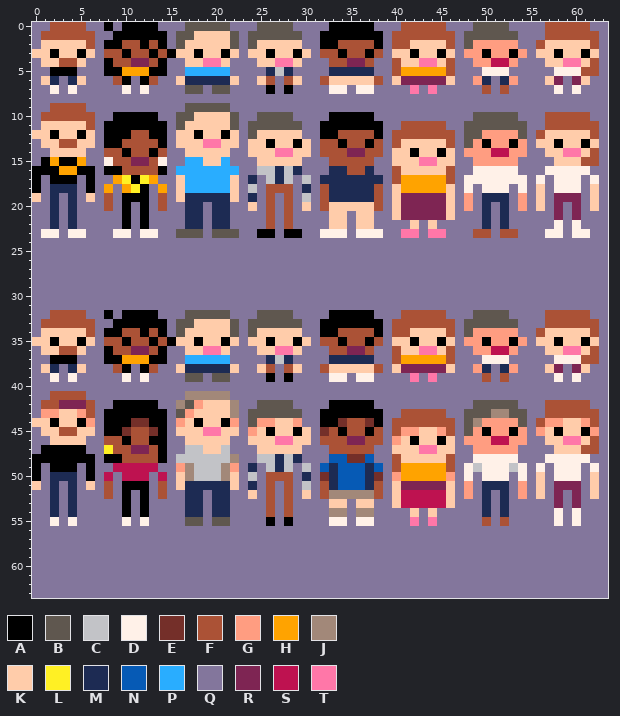
Edited in one commit: pixel-art file (library-designs.ase). The picture above was drawn from the file before the commit.
64x64 pixels, 1 frame.
Visible layers, top first: "design1", "bg".
Palette (. is transparent): A #000000  B #5f574f  C #c2c3c7  D #fff1e8  E #742f29  F #ab5236  G #ff9d81  H #ffa300  J #a28879  K #ffccaa  L #fff024  M #1d2b53  N #065ab5  P #29adff  Q #83769c  R #7e2553  S #be1250  T #ff77a8
Pixels before (only the part around the change), first column x 0:
 8 QQQQQQQQQQQQQQQQQQQQQQQQQQQQQQQQQQQQQQQQQQQQQQQQQQQQQQQQQQQQQQQQ
 9 QQFFFFQQQQQQQQQQQBBBBBQQQQQQQQQQQQQQQQQQQQQQQQQQQQQQQQQQQQQQQQQQ
10 QFFFFFFQQAAAAAQQBBKKKKBQQBBBBQQQQAAAAAQQQQQQQQQQQBBBBBQQQFFFFFQQ
11 QKKKKKFQAAAAAAAQBKKKKKBQBBBBBBQQAAAAAAAQQFFFFFQQBBBBBBBQQFFFFFFQ
12 KKAKKAKQAAAFFAAQKKAKKAKQBKKKKKQQAAFFFFAQFFFFFFFQBBGGGGBQFKKKKKFQ
13 QKKFFKKQAAFFFFAQKKKTTKKQKKAKKAKQFFAFFAFQFKKKKKFQBGAGGAGQKKAKKAKQ
14 QQKKKKQQFFAFFAFQQKKKKKQQKKKTTKKQFFFRRFFQKKAKKAKQGGGSSGGQQKKTTKFQ
15 QAHAAHQQDFFRRFDQQPPKKPQQQKKKKKQQQFFFFFQQKKKTTKKQQGGGGGQQQQKKKFFQ
16 AAAHHAAQAAFFFFAQPPPPPPPQQCCMCMQQQMMFFMQQFKKKKKFQQDDDDDQQQDDDDDQQ
17 AQAAAQAQQHLALHQQKPPPPPKQMQCMCQCQMMMMMMMQFHHHHHFQDDDDDDDQDQDDDQDQ
18 AQMMMQAQHQHLAQHQKPPPPPKQCQFFFQMQFMMMMMFQKHHHHHKQDQDDDQDQKQDDDQKQ
19 KQMQMQKQFQAAAQFQKMMMMMKQMQFQFQCQFMMMMMFQKRRRRRKQGQMMMQGQKQRRRQKQ
20 QQMQMQQQFQAQAQFQQMMQMMQQKQFQFQKQFKKKKKFQKRRRRRKQGQMQMQGQKQRQRQKQ
21 QQMQMQQQQQAQAQQQQMMQMMQQQQFQFQQQQKKQKKQQKRRRRRKQQQMQMQQQQQRQRQQQ
22 QQMQMQQQQQAQAQQQQMMQMMQQQQFQFQQQQKKQKKQQQQKQKQQQQQMQMQQQQQDQDQQQ
23 QDDQDDQQQDDQDDQQBBBQBBBQQAAQAAQQDDDQDDDQQTTQTTQQQFFQFFQQQDDQDDQQ
24 QQQQQQQQQQQQQQQQQQQQQQQQQQQQQQQQQQQQQQQQQQQQQQQQQQQQQQQQQQQQQQQQ
25 QQQQQQQQQQQQQQQQQQQQQQQQQQQQQQQQQQQQQQQQQQQQQQQQQQQQQQQQQQQQQQQQ
26 QQQQQQQQQQQQQQQQQQQQQQQQQQQQQQQQQQQQQQQQQQQQQQQQQQQQQQQQQQQQQQQQ
27 QQQQQQQQQQQQQQQQQQQQQQQQQQQQQQQQQQQQQQQQQQQQQQQQQQQQQQQQQQQQQQQQ
28 QQQQQQQQQQQQQQQQQQQQQQQQQQQQQQQQQQQQQQQQQQQQQQQQQQQQQQQQQQQQQQQQ
29 QQQQQQQQQQQQQQQQQQQQQQQQQQQQQQQQQQQQQQQQQQQQQQQQQQQQQQQQQQQQQQQQ
30 QQQQQQQQQQQQQQQQQQQQQQQQQQQQQQQQQQQQQQQQQQQQQQQQQQQQQQQQQQQQQQQQ
31 QQQQQQQQQQQQQQQQQQQQQQQQQQQQQQQQQQQQQQQQQQQQQQQQQQQQQQQQQQQQQQQQ
32 QQFFFFQQAQAAAAQQQBBBBBQQQBBBBQQQQAAAAAQQQFFFFFQQQBBBBQQQQFFFFFQQ
33 QFFFFFFQQAAAAAAQBBKKKKBQBBBBBBQQAAAAAAAQFFFFFFFQBBBBBBQQQFFFFFFQ
34 QKKKKKFQAAFFAFAQBKKKKKBQBKKKKKQQAAFFFFAQFFKKKKFQBGGGGGQQFKKKKKFQ
35 KKAKKAKQFFAFFAFAKKAKKAKQKKAKKAKQFFAFFAFQKKAKKAKQGGAGGAGQKKAKKAKQ
36 QKKFFKQQAFFRRFAQQKKTTKQQQKKTTKQQQFFRRFQQFKKTTKFQQGGSSGQQQKKTTKFQ
37 QQAAAQQQAAHHHAAQQPPPPPQQQQMCMQQQQMMMMMQQFHHHHHFQQQDDDQQQQQDDDFFQ
38 QKMQMKQQQFAQAFQQKMMMMMKQQKFQFKQQFKKKKKFQKRRRRRKQQGMQMGQQQKRQRKQQ
39 QQDQDQQQQQDQDQQQQBBQBBQQQQAQAQQQQDDQDDQQQQTQTQQQQQFQFQQQQQDQDQQQ
40 QQQQQQQQQQQQQQQQQQQQQQQQQQQQQQQQQQQQQQQQQQQQQQQQQQQQQQQQQQQQQQQQ
41 QQFFFFQQQQQQQQQQQJJJJJQQQQQQQQQQQQQQQQQQQQQQQQQQQQQQQQQQQQQQQQQQ
42 QFFRRRFQQAAAAAQQJBGKKKJQQBBBBQQQQAAAAAQQQQQQQQQQQBBBBBQQQFFFFFQQ
43 QGGKKGFQAAAAAAAQBGKKKKJQBBBBBBQQAAAAAAAQQFFFFFQQBBBJJBBQQFFFFFFQ
44 KKAKKAGQAAAEEAAQGKAKKAGQBGGKKGQQAAEFFEAQFFFFFFFQBJGGGGBQFGGKKGFQ
45 QKKFFKKQAAEFFEAQKKKTTKKQGKAKKAKQEFAFFAFQFGGKKGFQBGAGGAGQGKAKKAGQ
46 QQKKKKQQFFAFFAAQQKKKKKQQKKKTTKKQFFFRRFFQGKAKKAKQGGGSSGGQQKKTTKFQ
47 QAAAAAQQLFFRRFAQQCCKKCQQQKKKKKQQQFFFFFQQKKKTTKKQQGGGGGQQQQKKKFFQ
48 AAAAAAAQAAFFFFAQCCCCCCJQQCCMCMQQQNNEENQQFKKKKKFQQDDDDDQQQDDDDDQQ
49 AQAAAQAQQSSSSSQQGJCCCJGQMQCMCQCQNMNNNMNQFHHHHHFQDCDDDCDQDQDDDQDQ
50 AQMMMQAQSQSSSQSQKJCCCJKQCQFFFQMQEMNNNMEQGHHHHHGQDQDDDQDQKQDDDQKQ
51 KQMQMQKQFQAAAQFQKMMMMMKQMQFQFQCQFMNNNMFQKRRRRRKQGQMMMQGQKQRRRQKQ
52 QQMQMQQQFQAQAQFQQMMQMMQQKQFQFQKQFJJJJJFQKSSSSSKQGQMQMQGQKQRQRQKQ
53 QQMQMQQQQQAQAQQQQMMQMMQQQQFQFQQQQKKQKKQQKSSSSSKQQQMQMQQQQQRQRQQQ
54 QQMQMQQQQQAQAQQQQMMQMMQQQQFQFQQQQJJQJJQQQQKQKQQQQQMQMQQQQQDQDQQQ
55 QQDQDQQQQQDQDQQQQBBQBBQQQQAQAQQQQDDQDDQQQQTQTQQQQQFQFQQQQQDQDQQQ
56 QQQQQQQQQQQQQQQQQQQQQQQQQQQQQQQQQQQQQQQQQQQQQQQQQQQQQQQQQQQQQQQQ
57 QQQQQQQQQQQQQQQQQQQQQQQQQQQQQQQQQQQQQQQQQQQQQQQQQQQQQQQQQQQQQQQQ
58 QQQQQQQQQQQQQQQQQQQQQQQQQQQQQQQQQQQQQQQQQQQQQQQQQQQQQQQQQQQQQQQQ
59 QQQQQQQQQQQQQQQQQQQQQQQQQQQQQQQQQQQQQQQQQQQQQQQQQQQQQQQQQQQQQQQQ
The same view after the edit:
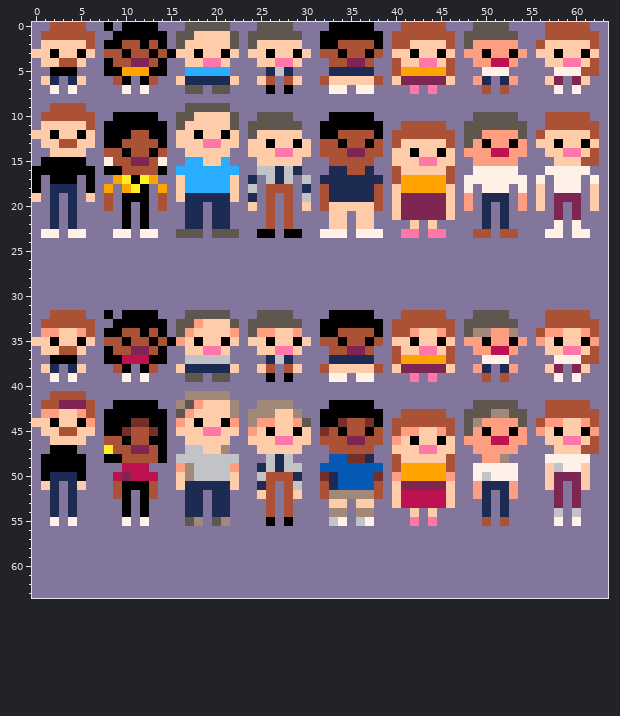
From old to new:
Layer "design1":
Colour A replaces colour H in row 15 at x 2 and 5; in row 16 at x 3 to 4.
Colour A replaces colour Q in rows 49 to 50 at x 1 and 5.
Colour B replaces colour Q in row 44 at x 30.
Colour C replaces colour D in row 49 at x 58; in row 50 at x 50; in row 54 at x 58 and 60; in row 55 at x 33 and 36.
Colour C replaces colour J in row 48 at x 22; in rows 49 to 50 at x 21.
Colour C replaces colour P in row 37 at x 17 to 21.
Colour C replaces colour Q in row 49 at x 29; in row 50 at x 25; in row 51 at x 29.
Colour D replaces colour C in row 49 at x 49 and 53.
Colour D replaces colour Q in row 50 at x 49 and 53.
Colour F replaces colour Q in rows 51 to 52 at x 9 and 13.
Colour G replaces colour B in row 34 at x 22.
Colour G replaces colour D in row 48 at x 50 to 51.
Colour G replaces colour K in row 33 at x 18; in row 34 at x 1 to 2, 5, 17, 25 to 26, 29, 42, 45, 57 to 58 and 61; in row 35 at x 16, 56 and 62.
Colour G replaces colour Q in rows 51 to 52 at x 49 and 53.
Colour J replaces colour B in row 42 at x 25 to 28; in row 43 at x 24 to 26 and 29; in row 44 at x 24; in row 55 at x 18 and 21.
Colour J replaces colour C in row 47 at x 21.
Colour J replaces colour D in row 48 at x 52.
Colour J replaces colour G in row 34 at x 49 to 50 and 53.
Colour K replaces colour B in row 43 at x 27 to 28.
Colour K replaces colour Q in rows 49 to 50 at x 57 and 61; in row 51 at x 1, 5, 57 and 61; in row 52 at x 25 and 29.
Colour M replaces colour N in row 48 at x 37.
Colour M replaces colour Q in row 49 at x 25; in row 50 at x 29; in row 51 at x 25.
Colour N replaces colour M in row 49 at x 33 and 37; in rows 50 to 51 at x 37.
Colour Q replaces colour A in row 47 at x 1 and 5; in rows 48 to 50 at x 0 and 6.
Colour Q replaces colour C in row 48 at x 25; in row 49 at x 30; in row 50 at x 24; in row 51 at x 30.
Colour Q replaces colour D in row 48 at x 49 and 53; in row 49 at x 48, 54, 56 and 62; in row 50 at x 48 and 54.
Colour Q replaces colour F in rows 51 to 52 at x 8 and 14.
Colour Q replaces colour G in rows 51 to 52 at x 48 and 54.
Colour Q replaces colour K in row 50 at x 56 and 62; in row 51 at x 0, 6, 56 and 62; in row 52 at x 24, 30, 56 and 62.
Colour Q replaces colour M in row 48 at x 29; in row 49 at x 24; in row 50 at x 30; in row 51 at x 24.
Colour Q replaces colour R in row 51 at x 59.
Colour Q replaces colour S in row 49 at x 9 and 13; in row 50 at x 8 and 14.
Colour R replaces colour D in row 50 at x 58 to 60.
Colour R replaces colour S in row 50 at x 10.
Colour S replaces colour H in row 37 at x 10 to 12.
Colour S replaces colour Q in row 50 at x 9 and 13.
Where, in picture pixels (left, top, right, bottom), the same in both pictures:
changed: (50, 157, 86, 175)
changed: (122, 319, 302, 364)
changed: (41, 328, 86, 337)
changed: (410, 328, 599, 346)
changed: (194, 400, 374, 526)
changed: (32, 445, 167, 499)
changed: (464, 454, 599, 517)
